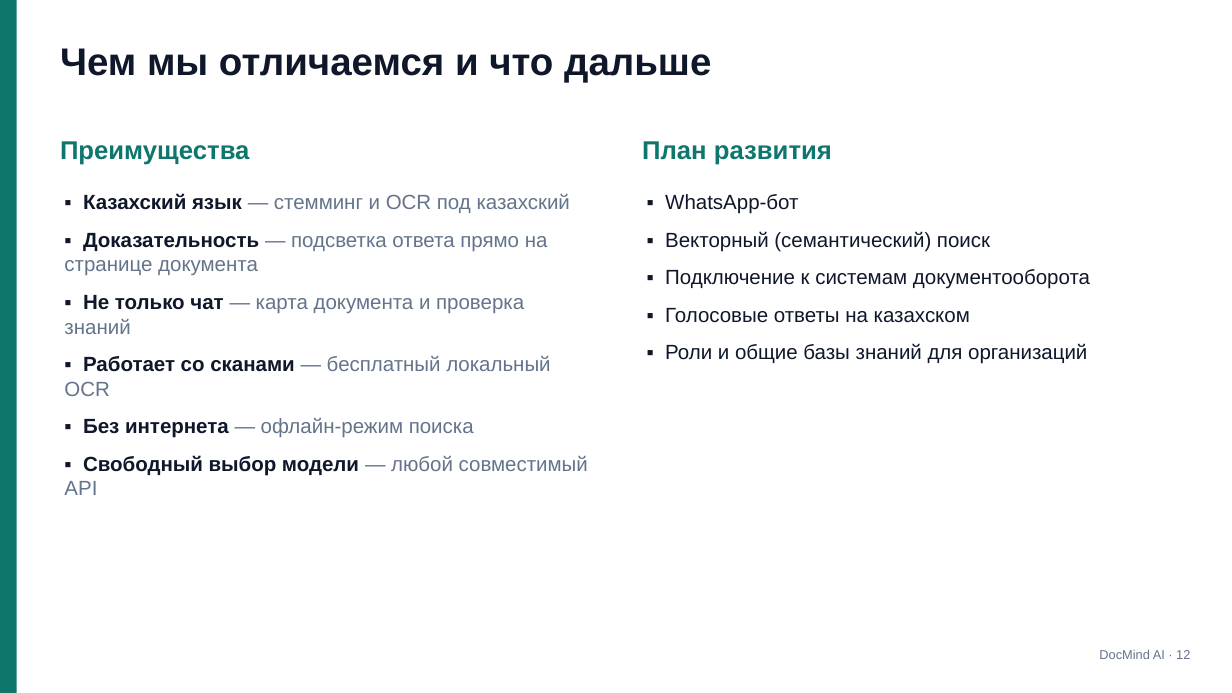
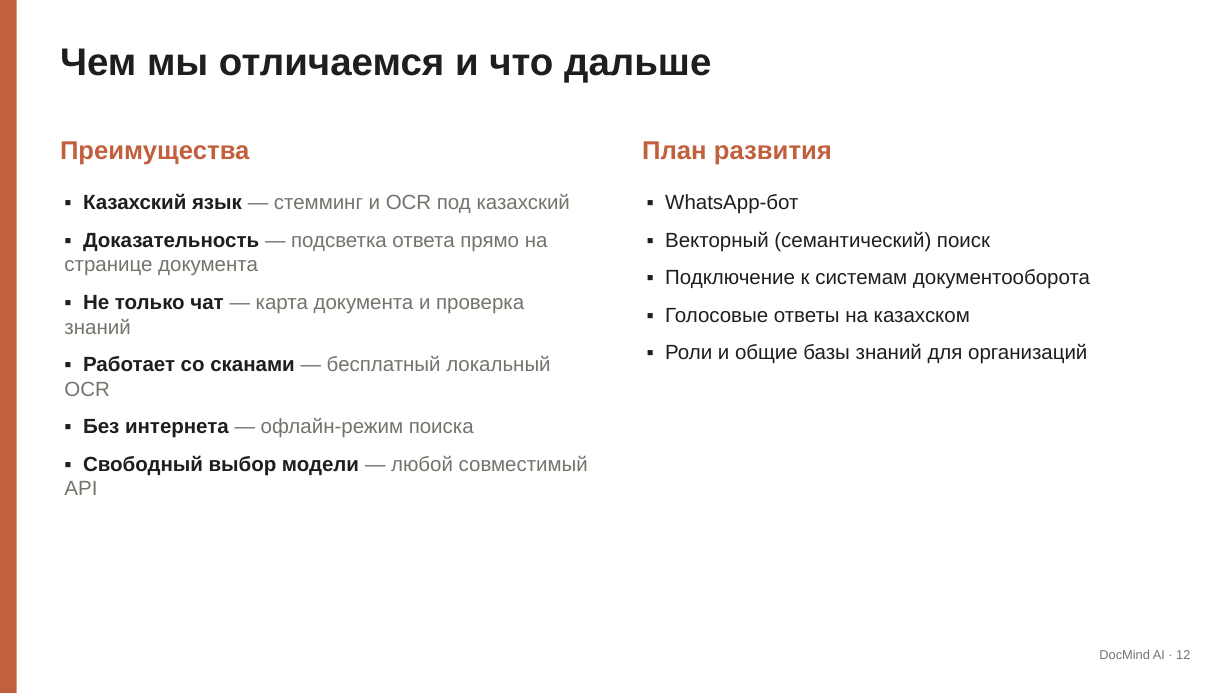
Before and after one commit to adiletpn/ChatBotAI, a slide deck: slide 12 of docs/DocMind_AI_Presentation.pptx. Drawn at 1232x693 pixels with LibreOffice and Linux fonts; fonts in the diff are those of the drawing. Boxes give left, top, right and bottom in pixels: in the first picture for what was removed or moved away, otherwise in the second. Text is boxed around its words. In the diff, an @@ line names an element or a change of style, - is before the commit and + after.

```diff
--- a/docs/DocMind_AI_Presentation.pptx
+++ b/docs/DocMind_AI_Presentation.pptx
@@ rectangle at (x1=0, y1=0, x2=17, y2=693): fill #0F766E to #C2603E @@
@@ text "Чем мы отличаемся и что ..." at (x1=60, y1=48, x2=711, y2=83): text colour #0F172A to #1F1E1D @@
@@ text "Преимущества" at (x1=60, y1=141, x2=249, y2=165): text colour #0F766E to #C2603E @@
@@ text "План развития" at (x1=642, y1=141, x2=832, y2=165): text colour #0F766E to #C2603E @@
@@ text "▪ Казахский язык — стемминг ..." at (x1=64, y1=193, x2=588, y2=495): text colour #0F172A to #1F1E1D in "▪ Казахский язык", "▪ Доказательность", "▪ Не только чат", "▪ Работает со сканами" and 2 more places; text colour #64748B to #75736B in "— стемминг и OCR под казахский", "— подсветка ответа прямо на странице документа", "— карта документа и проверка знаний", "— бесплатный локальный OCR" and 2 more places @@
@@ text "▪ WhatsApp-бот" at (x1=665, y1=194, x2=1090, y2=364): text colour #0F172A to #1F1E1D @@
@@ text "DocMind AI · 12" at (x1=1099, y1=649, x2=1190, y2=659): text colour #64748B to #75736B @@
```
Also in this commit, not shown: 12 other slides changed.
